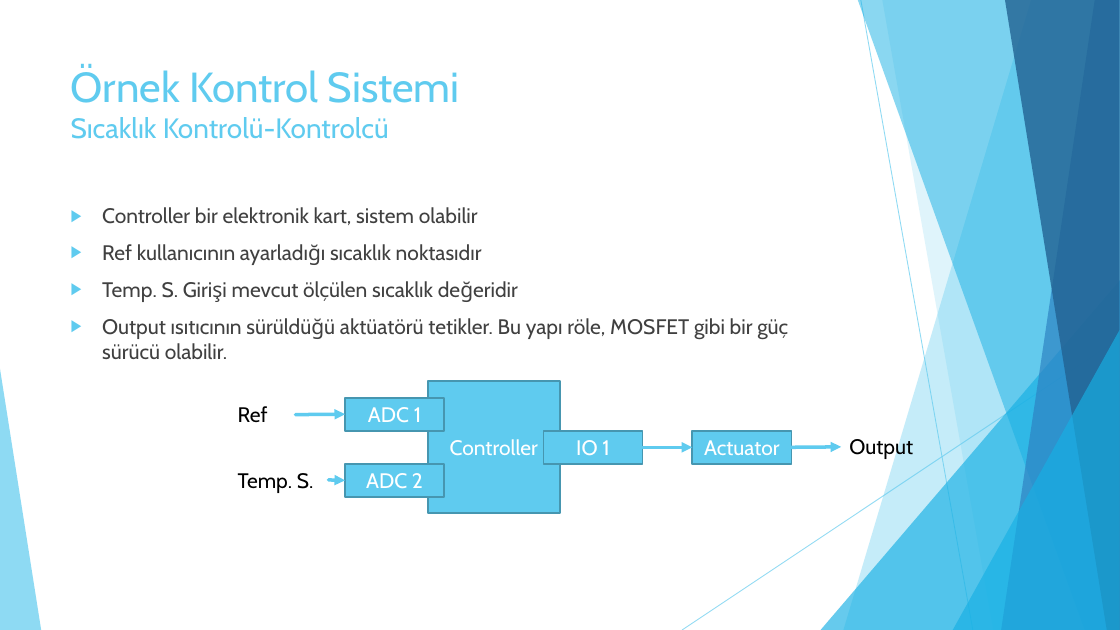
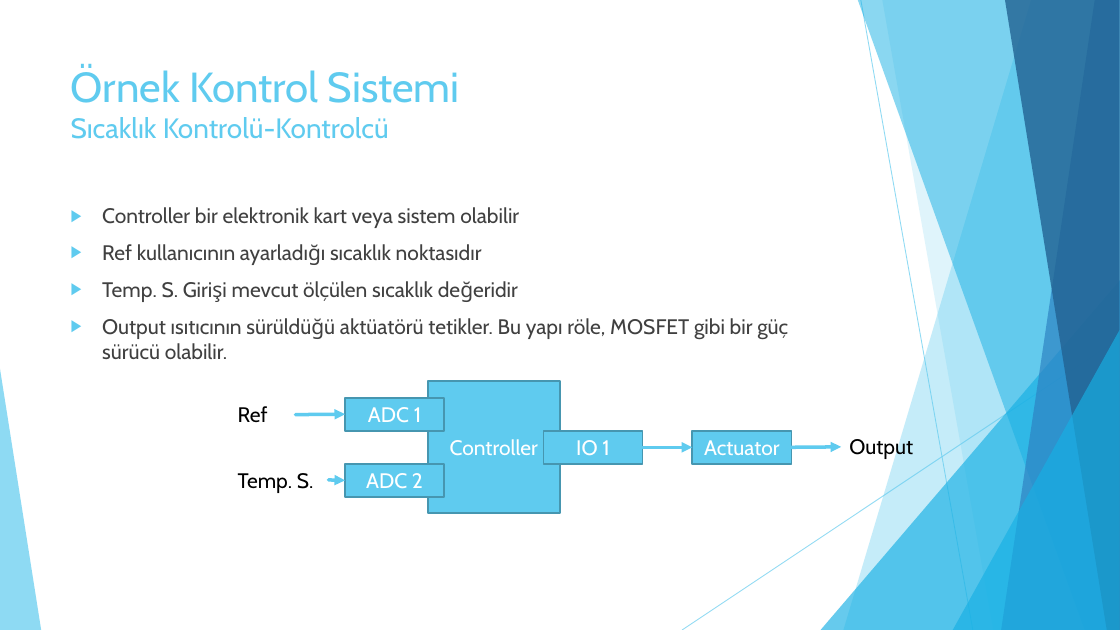
Before and after one commit to enginsubasi/Udemy_STM32, a slide deck: slide 8 of docs/Sunumlar/PIDKontrolcu.pptx. Drawn at 1120x630 pixels with LibreOffice and Linux fonts; fonts in the diff are those of the drawing. Boxes give left, top, right and bottom in pixels: in the first picture for what was removed or moved away, otherwise in the second. Text is boxed around its words. In the diff, an @@ line names an element or a change of style, - is before the commit and + after.

```diff
--- a/docs/Sunumlar/PIDKontrolcu.pptx
+++ b/docs/Sunumlar/PIDKontrolcu.pptx
@@ text at [102,207,519,228]: text changed @@
-▶ Controller bir elektronik kart, sistem olabilir
+▶ Controller bir elektronik kart veya sistem olabilir
```
Also in this commit, not shown: 3 other slides changed, 2 slides added.
